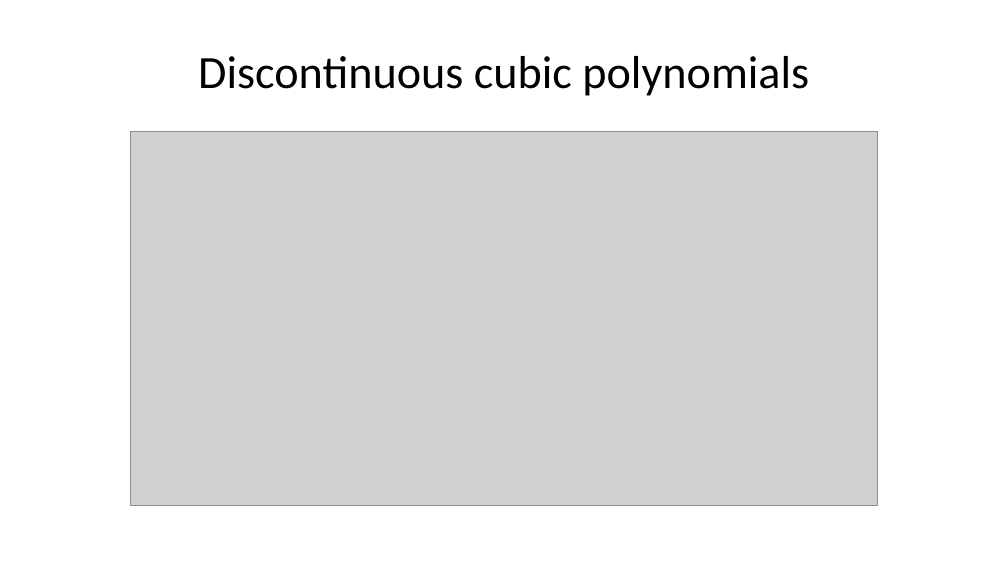
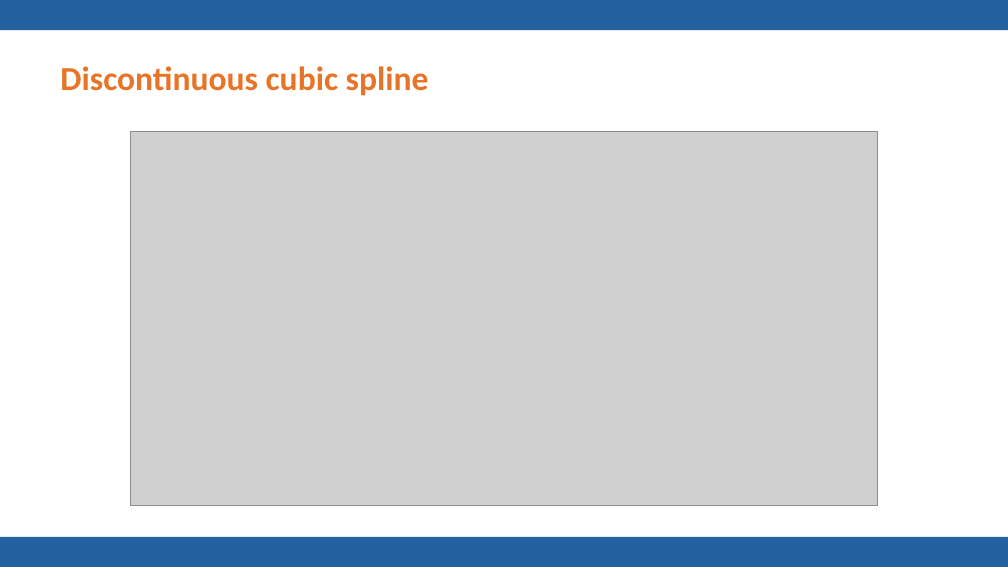
Before and after one commit to pmean/talks, a slide deck: slide 44 of splines/results/splines-slides-and-speaker-notes.pptx (slide 53 before the commit). Drawn at 1008x567 pixels with LibreOffice and Linux fonts; fonts in the diff are those of the drawing; grey boxes stand for pictures; background and template pictures are left out. Boxes give left, top, right and bottom in pixels: in the first picture for what was removed or moved away, otherwise in the second. Text is boxed around its words. In the diff, an @@ line names an element or a change of style, - is before the commit and + after.

Commit message:
Final version (I hope!) of splines talk

```diff
--- a/splines/results/splines-slides-and-speaker-notes.pptx
+++ b/splines/results/splines-slides-and-speaker-notes.pptx
@@ rectangle added at <box>0,0,1008,30</box>, fill #2361A1 @@
@@ title at <box>60,66,429,96</box>: text changed; size 33 to 24 pt; text colour #000000 to #E87427; bold on @@
-Discontinuous cubic polynomials
+Discontinuous cubic spline
@@ rectangle added at <box>0,537,1008,567</box>, fill #2361A1 @@
```
Also in this commit, not shown: 71 other slides changed, 22 slides added, 32 slides removed, 9 other files.
